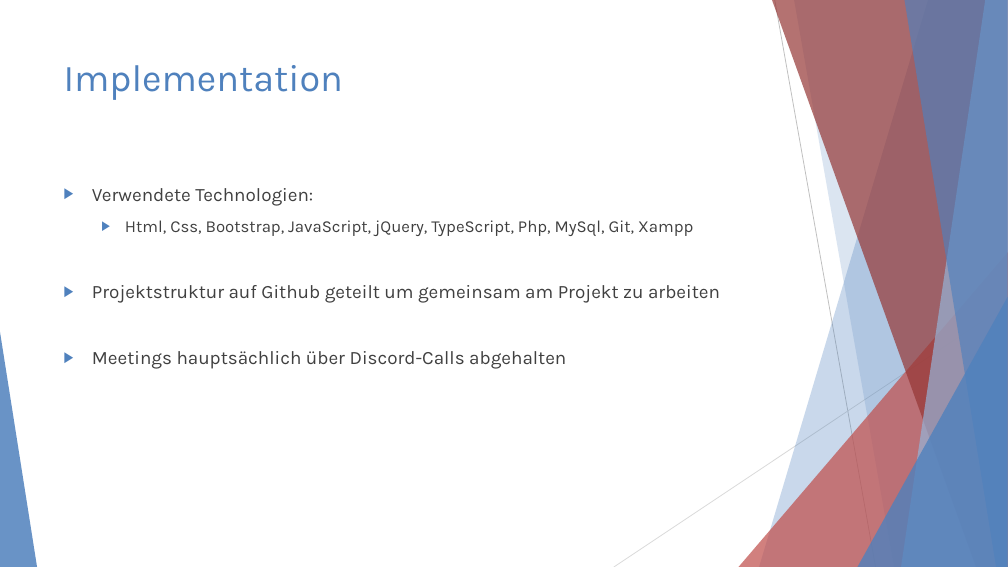
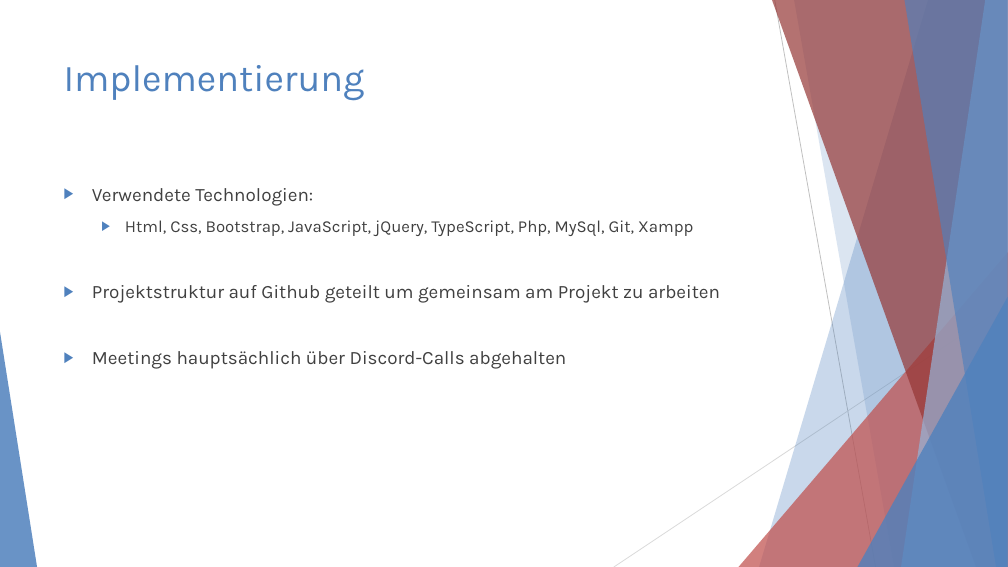
Before and after one commit to RaoulWo/studyhelp, a slide deck: slide 4 of artefacts/presentation/Studyhelp.pptx. Drawn at 1008x567 pixels with LibreOffice and Linux fonts; fonts in the diff are those of the drawing. Boxes give left, top, right and bottom in pixels: in the first picture for what was removed or moved away, otherwise in the second. Text is boxed around its words. In the diff, an @@ line names an element or a change of style, - is before the commit and + after.

```diff
--- a/artefacts/presentation/Studyhelp.pptx
+++ b/artefacts/presentation/Studyhelp.pptx
@@ title at [64,65,365,101]: text changed @@
-Implementation
+Implementierung
```
Also in this commit, not shown: 2 other slides changed.
